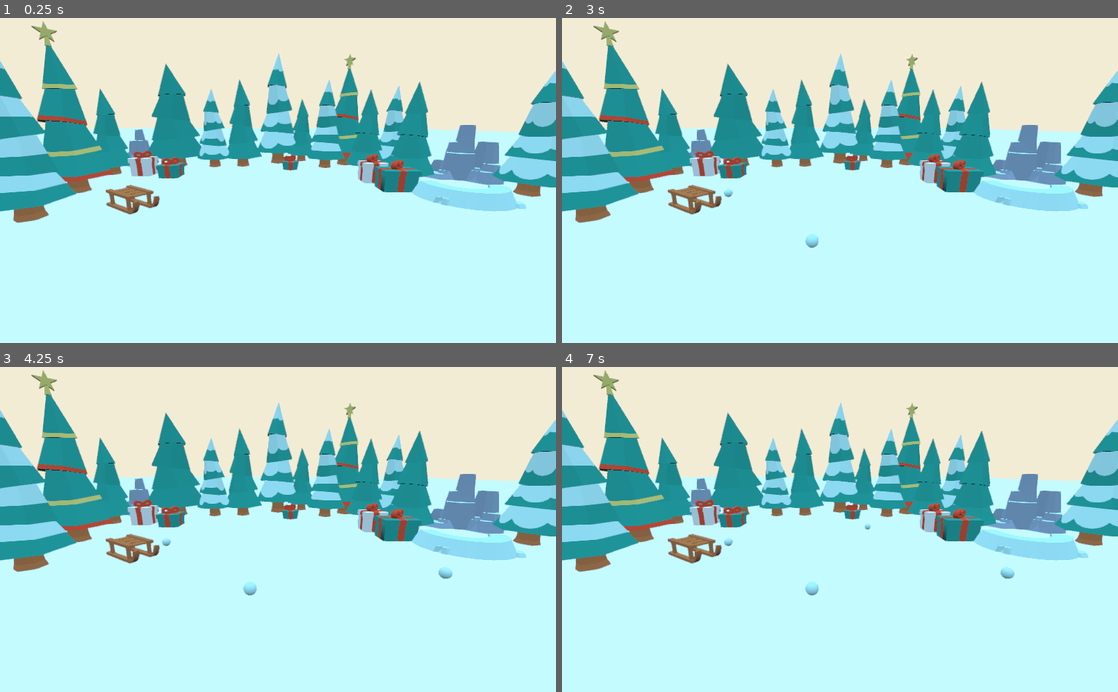
Above: before the commit, frames 1-4 (two rows, left to right).
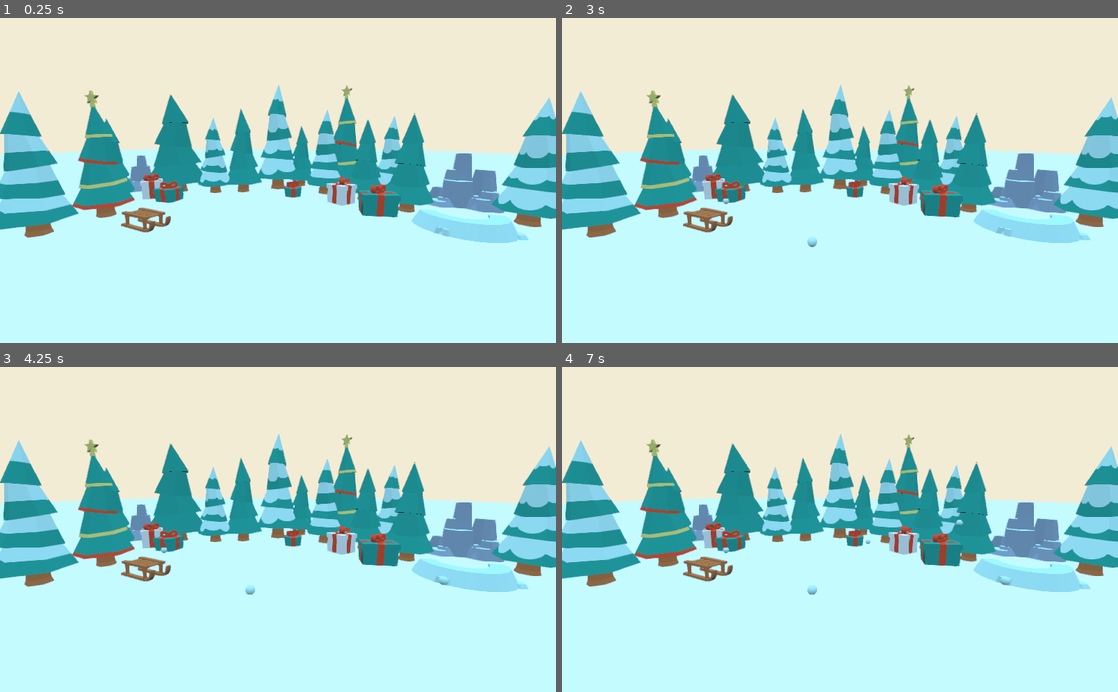
Above: after the commit, the same moments.

Repository: romualdk/game-godot-snowman
Game: Godot game, scene res://scenes/Main.tscn
Same seed, same stepped clock (60 frames per second), same inputs: the game is played once before the commit and once after it.
Inputs (mouse positions are in pixels of both pictures, inside the frame that each line leads up to):
- Up to frame 1 (0.25 s): no input
- Up to frame 2 (3 s): tap Enter at 0.5, 2 s; move the mouse to (962, 164) at 0.52 s; click (962, 164) at 0.6 s; tap Space at 1.25, 2.75 s; move the mouse to (728, 196) at 1.27 s; click (728, 196) at 1.35 s; move the mouse to (895, 109) at 2.02 s; click (895, 109) at 2.1 s; move the mouse to (812, 245) at 2.77 s; click (812, 245) at 2.85 s
- Up to frame 3 (4.25 s): tap Enter at 3.5 s; move the mouse to (444, 578) at 3.52 s; click (444, 578) at 3.6 s
- Up to frame 4 (7 s): tap Space at 4.25 s; move the mouse to (673, 480) at 4.27 s; click (673, 480) at 4.35 s; move the mouse to (867, 529) at 5.02 s; click (867, 529) at 5.1 s; move the mouse to (756, 448) at 5.77 s; click (756, 448) at 5.85 s; move the mouse to (962, 513) at 6.52 s; click (962, 513) at 6.6 s

The runs differ from the first frame. In frame 1, 26% of the frame differs, in the area x 0-100%, y 1-70%; in frame 2, 26%, in the area x 0-100%, y 1-71%; in frame 3, 26%; in frame 4, 26%.

Commit message:
Collision shapes and ball target
Add collsion shapes (trees, boxes, etc.)
Ball target moves only on ground plane (without Y axis).

Diff:
--- a/scenes/Main.tscn
+++ b/scenes/Main.tscn
@@ -22,6 +22,32 @@
 [sub_resource type="CubeMesh" id=2]
 size = Vector3( 60, 2, 60 )
 
+[sub_resource type="BoxShape" id=11]
+extents = Vector3( 0.443047, 1, 1.98357 )
+
+[sub_resource type="CylinderShape" id=12]
+radius = 0.7
+height = 1.0
+
+[sub_resource type="BoxShape" id=5]
+extents = Vector3( 0.3, 0.18, 0.15 )
+
+[sub_resource type="BoxShape" id=6]
+extents = Vector3( 0.18, 0.34, 0.18 )
+
+[sub_resource type="BoxShape" id=7]
+extents = Vector3( 0.18, 0.24, 0.18 )
+
+[sub_resource type="CylinderShape" id=8]
+radius = 0.18
+height = 0.38
+
+[sub_resource type="BoxShape" id=9]
+extents = Vector3( 0.18, 0.34, 0.18 )
+
+[sub_resource type="BoxShape" id=10]
+extents = Vector3( 0.23, 0.32, 0.19 )
+
 [node name="Main" type="Spatial"]
 script = ExtResource( 1 )
 
@@ -40,21 +66,19 @@
 material/0 = null
 
 [node name="Camera" type="Camera" parent="."]
-transform = Transform( 1, 0, 0, 0, 0.971446, 0.237262, 0, -0.237262, 0.971446, 0, 0.897358, 4.63682 )
+transform = Transform( 1, 0, 0, 0, 0.988417, 0.151761, 0, -0.151761, 0.988417, 0, 1.02696, 4.63682 )
 environment = ExtResource( 15 )
 
 [node name="Props" type="Node" parent="."]
 
 [node name="Trees" type="Node" parent="Props"]
 
-[node name="treeDecorated" type="MeshInstance" parent="Props/Trees"]
-transform = Transform( 0.904355, 0.00172046, 0.862925, -0.00237801, 1.25, 1.39851e-10, -0.862923, -0.00164164, 0.904357, -2.91652, -0.0645622, 1.35179 )
-mesh = ExtResource( 4 )
-material/0 = null
-material/1 = null
-material/2 = null
-material/3 = null
-material/4 = null
+[node name="treePineSnow3" type="MeshInstance" parent="Props/Trees"]
+transform = Transform( 1, 0, 0, 0, 1, 0, 0, 0, 1, -2.79087, 0, 2.0416 )
+mesh = ExtResource( 3 )
+material/0 = null
+material/1 = null
+material/2 = null
 
 [node name="treeDecorated2" type="MeshInstance" parent="Props/Trees"]
 transform = Transform( 1.22851, 0.00233713, -0.671391, -0.00266337, 1.4, -8.57222e-11, 0.67139, 0.00127726, 1.22851, 1.6163, -0.0645622, -1.01792 )
@@ -100,13 +124,6 @@
 material/1 = null
 material/2 = null
 
-[node name="treePineSnow3" type="MeshInstance" parent="Props/Trees"]
-transform = Transform( 1, 0, 0, 0, 1, 0, 0, 0, 1, -2.42564, 0, 2.50158 )
-mesh = ExtResource( 3 )
-material/0 = null
-material/1 = null
-material/2 = null
-
 [node name="treePine" type="MeshInstance" parent="Props/Trees"]
 transform = Transform( 0.999998, 0.00190241, 0, -0.00190241, 0.999998, 0, 0, 0, 1, 2.16318, -0.0696766, 0.842652 )
 mesh = ExtResource( 5 )
@@ -142,6 +159,42 @@
 mesh = ExtResource( 5 )
 material/0 = null
 material/1 = null
+
+[node name="treeDecorated" type="MeshInstance" parent="Props/Trees"]
+transform = Transform( 1, 0, 0, 0, 1, 0, 0, 0, 1, -2.5231, 0, 1.33284 )
+mesh = ExtResource( 4 )
+material/0 = null
+material/1 = null
+material/2 = null
+material/3 = null
+material/4 = null
+
+[node name="Trees" type="StaticBody" parent="Props/Trees"]
+transform = Transform( 1, 0, 0, 0, 1, 0, 0, 0, 1, -2.5231, 0, 1.33284 )
+
+[node name="CollisionShape" type="CollisionShape" parent="Props/Trees/Trees"]
+transform = Transform( 0.967784, 0, -0.251782, 0, 1, 0, 0.251782, 0, 0.967784, -0.255048, 0, -0.978065 )
+shape = SubResource( 11 )
+
+[node name="CollisionShape5" type="CollisionShape" parent="Props/Trees/Trees"]
+transform = Transform( 0.999436, 0, 0.0335913, 0, 1, 0, -0.0335913, 0, 0.999436, -0.38711, 0, 1.70562 )
+shape = SubResource( 11 )
+
+[node name="CollisionShape6" type="CollisionShape" parent="Props/Trees/Trees"]
+transform = Transform( 0.997889, 0, -0.0649503, 0, 1, 0, 0.0649503, 0, 0.997889, 5.97985, 0, 2.03405 )
+shape = SubResource( 11 )
+
+[node name="CollisionShape2" type="CollisionShape" parent="Props/Trees/Trees"]
+transform = Transform( 0.0155931, 0, -1.27806, 0, 1, 0, 0.999926, 0, 0.0121996, 2.30147, 0, -1.91682 )
+shape = SubResource( 11 )
+
+[node name="CollisionShape3" type="CollisionShape" parent="Props/Trees/Trees"]
+transform = Transform( -0.809051, 0, -0.745, 0, 1, 0, 0.587819, 0, -1.03854, 4.94129, 0, -0.55848 )
+shape = SubResource( 11 )
+
+[node name="CollisionShape4" type="CollisionShape" parent="Props/Trees/Trees"]
+transform = Transform( 1, 0, 0, 0, 1, 0, 0, 0, 1, 4.98481, 0, 0.268975 )
+shape = SubResource( 12 )
 
 [node name="Rocks" type="Node" parent="Props"]
 
@@ -171,47 +224,78 @@
 
 [node name="Items" type="Node" parent="Props"]
 
-[node name="sled" type="MeshInstance" parent="Props/Items"]
-transform = Transform( 0.846035, 0, -0.533127, 0, 1, 0, 0.533127, 0, 0.846035, -1.60036, 0, 2.21295 )
+[node name="Sled" type="StaticBody" parent="Props/Items"]
+transform = Transform( 0.881575, 0, -0.472043, 0, 1, 0, 0.472043, 0, 0.881575, -1.66807, 0, 1.82089 )
+
+[node name="sled" type="MeshInstance" parent="Props/Items/Sled"]
+transform = Transform( 1, 0, 0, 0, 1, 0, 0, 0, 1, 0, 0, 0 )
 mesh = ExtResource( 10 )
 material/0 = null
 
-[node name="present" type="MeshInstance" parent="Props/Items"]
-transform = Transform( 1, 0, 0, 0, 1, 0, 0, 0, 1, -2.57223, -0.060933, 0.223516 )
+[node name="CollisionShape" type="CollisionShape" parent="Props/Items/Sled"]
+shape = SubResource( 5 )
+
+[node name="present1" type="StaticBody" parent="Props/Items"]
+transform = Transform( 0.908486, 0, 0.417915, 0, 1, 0, -0.417915, 0, 0.908486, -2.48205, 0, 0.115478 )
+
+[node name="presentWhite" type="MeshInstance" parent="Props/Items/present1"]
 mesh = ExtResource( 13 )
 material/0 = null
 material/1 = null
 material/2 = null
 material/3 = null
 
-[node name="presentGreen" type="MeshInstance" parent="Props/Items"]
-transform = Transform( 1, 0, 0, 0, 1, 0, 0, 0, 1, -1.99245, -0.0666327, 0.370577 )
+[node name="CollisionShape" type="CollisionShape" parent="Props/Items/present1"]
+shape = SubResource( 6 )
+
+[node name="present2" type="StaticBody" parent="Props/Items"]
+transform = Transform( 0.969471, 0, -0.245206, 0, 1, 0, 0.245206, 0, 0.969471, -2.02554, 0, 0.390378 )
+
+[node name="presentGreen2" type="MeshInstance" parent="Props/Items/present2"]
 mesh = ExtResource( 11 )
 material/0 = null
 material/1 = null
 material/2 = null
 material/3 = null
 
-[node name="presentGreenLow" type="MeshInstance" parent="Props/Items"]
-transform = Transform( 1, 0, 0, 0, 1, 0, 0, 0, 1, 1.77355, -0.0681495, 1.24025 )
+[node name="CollisionShape" type="CollisionShape" parent="Props/Items/present2"]
+shape = SubResource( 7 )
+
+[node name="present3" type="StaticBody" parent="Props/Items"]
+transform = Transform( 1, 0, 0, 0, 1, 0, 0, 0, 1, 0.302714, 0, 0 )
+
+[node name="presentGreen3" type="MeshInstance" parent="Props/Items/present3"]
+mesh = ExtResource( 14 )
+material/0 = null
+material/1 = null
+material/2 = null
+material/3 = null
+
+[node name="CollisionShape" type="CollisionShape" parent="Props/Items/present3"]
+shape = SubResource( 8 )
+
+[node name="present4" type="StaticBody" parent="Props/Items"]
+transform = Transform( 0.840916, 0, 0.541165, 0, 1, 0, -0.541165, 0, 0.840916, 1.13337, 0, 0.563699 )
+
+[node name="presentWhite4" type="MeshInstance" parent="Props/Items/present4"]
+mesh = ExtResource( 13 )
+material/0 = null
+material/1 = null
+material/2 = null
+material/3 = null
+
+[node name="CollisionShape" type="CollisionShape" parent="Props/Items/present4"]
+shape = SubResource( 9 )
+
+[node name="present5" type="StaticBody" parent="Props/Items"]
+transform = Transform( 0.988486, 0, -0.151313, 0, 1, 0, 0.151313, 0, 0.988486, 1.50265, 0, 1.22439 )
+
+[node name="presenGreent5" type="MeshInstance" parent="Props/Items/present5"]
 mesh = ExtResource( 12 )
 material/0 = null
 material/1 = null
 material/2 = null
 material/3 = null
 
-[node name="presentGreenRound" type="MeshInstance" parent="Props/Items"]
-transform = Transform( 1, 0, 0, 0, 1, 0, 0, 0, 1, 0.268366, -0.0694298, -0.377568 )
-mesh = ExtResource( 14 )
-material/0 = null
-material/1 = null
-material/2 = null
-material/3 = null
-
-[node name="present2" type="MeshInstance" parent="Props/Items"]
-transform = Transform( 1, 0, 0, 0, 1, 0, 0, 0, 1, 1.61242, -0.0674818, 0.707053 )
-mesh = ExtResource( 13 )
-material/0 = null
-material/1 = null
-material/2 = null
-material/3 = null
+[node name="CollisionShape" type="CollisionShape" parent="Props/Items/present5"]
+shape = SubResource( 10 )
--- a/scenes/Snowball.tscn
+++ b/scenes/Snowball.tscn
@@ -26,10 +26,8 @@
 
 [node name="MeshInstance" type="MeshInstance" parent="."]
 layers = 2
-mesh = SubResource( 1 )
+mesh = SubResource( 2 )
 material/0 = ExtResource( 2 )
 
 [node name="CollisionShape" type="CollisionShape" parent="."]
-shape = SubResource( 2 )
-
-[connection signal="input_event" from="." to="." method="_on_Snowball_input_event"]
+shape = SubResource( 3 )
--- a/scripts/Snowball.gd
+++ b/scripts/Snowball.gd
@@ -65,6 +65,7 @@
 
 func look_follow(state, current_transform, target_position):
 	var target_dir = (target_position - current_transform.origin).normalized()
+	target_dir.y = 0
 
 	if should_move:
 		state.set_linear_velocity(target_dir * SPEED)
Not shown: 1 places in scenes/Main.tscn that only renumber resources
Not shown: 1 places in scenes/Snowball.tscn that only renumber resources
Not shown, changed: build/Snowman.exe
